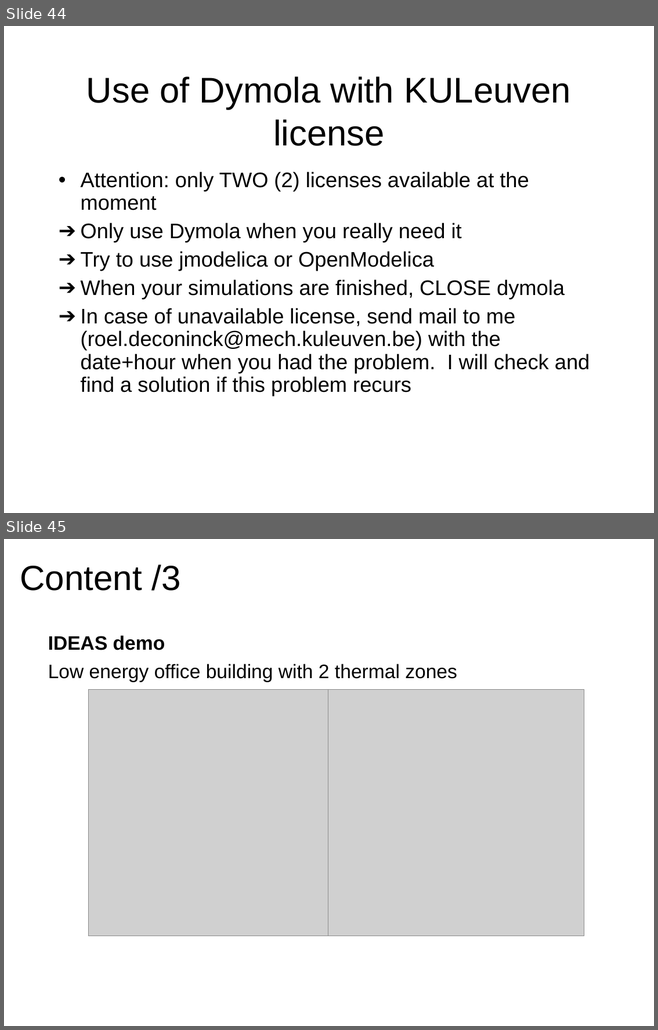
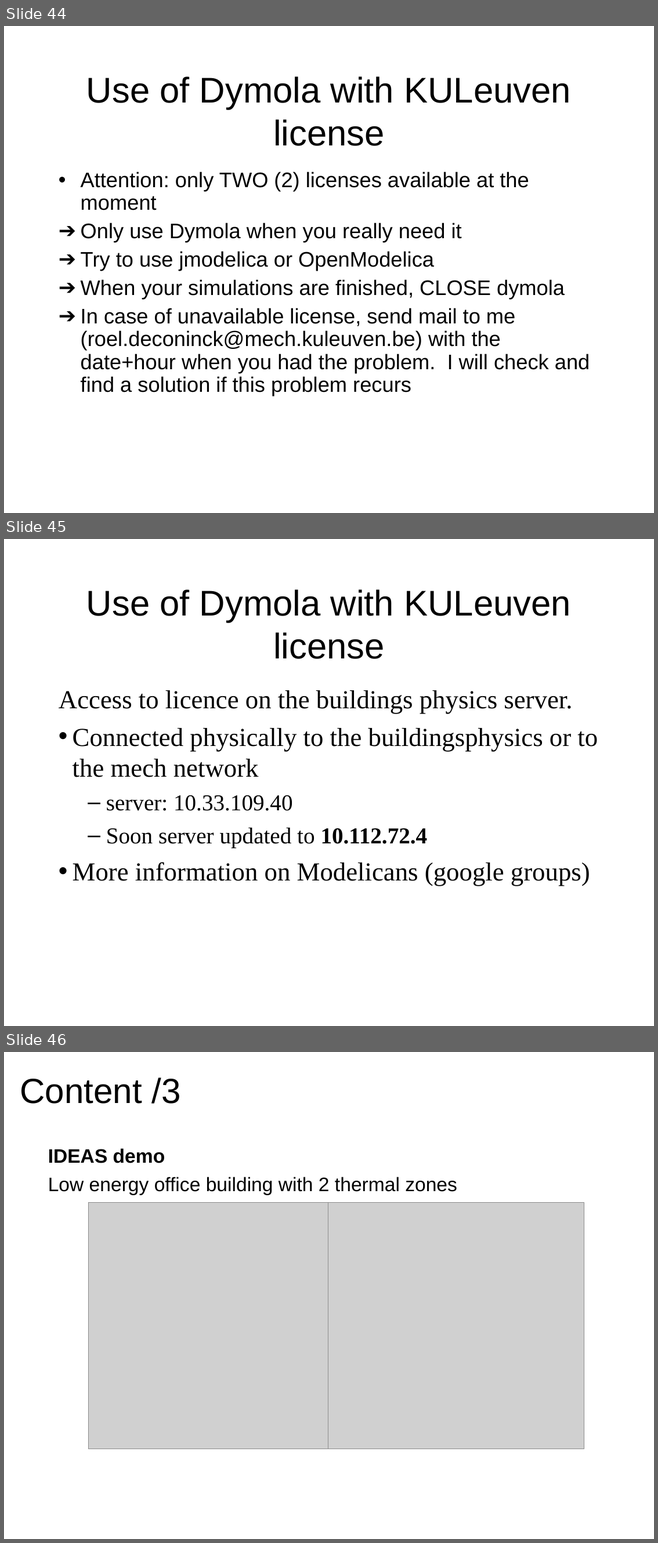
Before and after one commit to open-ideas/__CrashCourse__, a slide deck: Slides/CrashCourse_2012.ppt. Shown one above the other, each under a label of ours: slides 44 and 45 before the commit, slides 44, 45 and 46 after it. The pictures are 658x1030 and 658x1543 pixels, drawn with LibreOffice and Linux fonts; fonts in the diff are those of the drawing; grey boxes stand for pictures. Boxes give left, top, right and bottom in pixels: in the first picture for what was removed or moved away, otherwise in the second. Text is boxed around its words. In the diff, an @@ line names an element or a change of style, - is before the commit and + after.

Commit message:
New slide on licences of building-physics network

```diff
--- a/Slides/CrashCourse_2012.ppt
+++ b/Slides/CrashCourse_2012.ppt
@@ slide 45 added at (4,539,654,1026), background #FFFFFF @@
@@ title added at (86,589,571,659), 44 pt, text #000000 @@
+Use of Dymola with KULeuven license
@@ text added at (59,690,597,886), 32 pt, text #000000 @@
+Access to licence on the buildings physics server.
+• Connected physically to the buildingsphysics or to the mech network
+  – server: 10.33.109.40
+  – Soon server updated to 10.112.72.4
+• More information on Modelicans (google groups)
@@ what was slide 45 is now slide 46 @@
```
